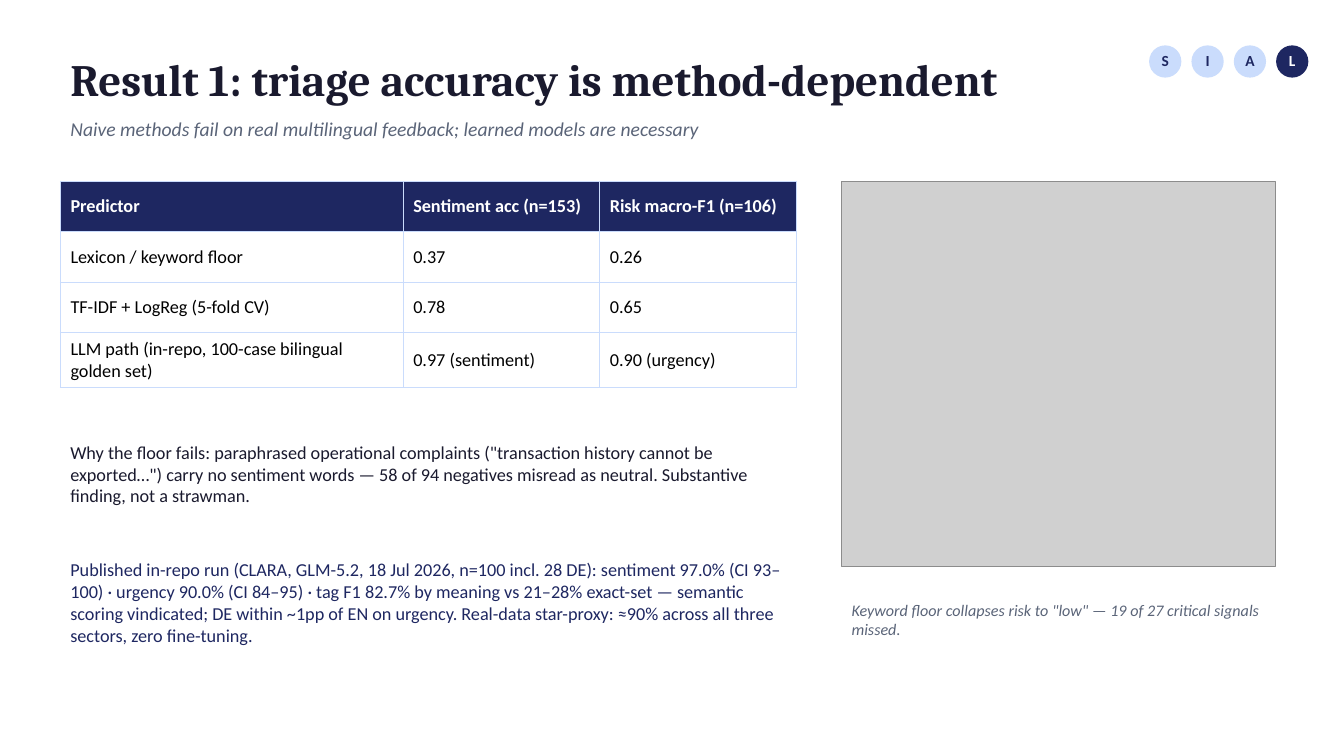
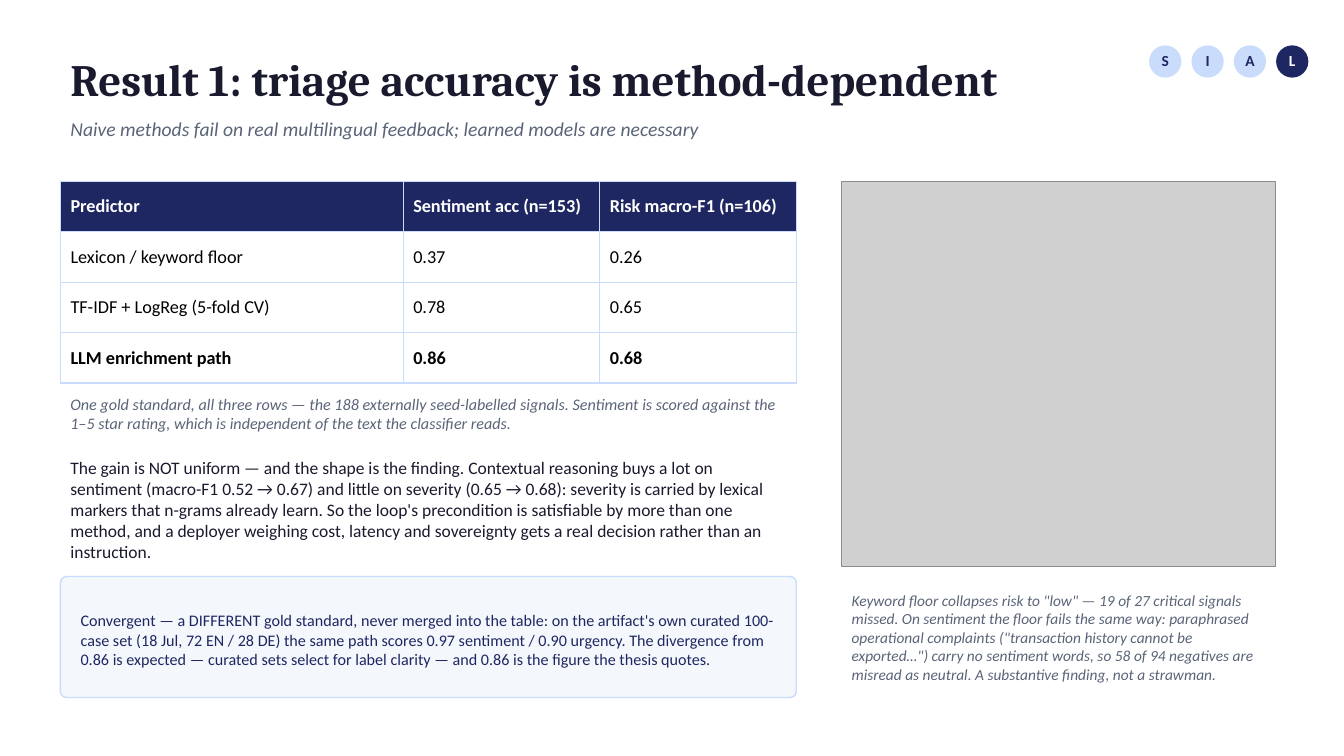
Before and after one commit to fogu13/CLARA, a slide deck: slide 13 of thesis/defense/defense_deck.pptx. Drawn at 1344x756 pixels with LibreOffice and Linux fonts; fonts in the diff are those of the drawing; grey boxes stand for pictures. Boxes give left, top, right and bottom in pixels: in the first picture for what was removed or moved away, otherwise in the second. Text is boxed around its words. In the diff, an @@ line names an element or a change of style, - is before the commit and + after.

```diff
--- a/thesis/defense/defense_deck.pptx
+++ b/thesis/defense/defense_deck.pptx
@@ table at (60,181,797,371) @@
-row 4: LLM path (in-repo, 100-case bilingual golden set) | 0.97 (sentiment) | 0.90 (urgency)
+row 4: LLM enrichment path | 0.86 | 0.68
@@ text at (70,399,775,432): text changed; size 13 to 11.5 pt; text colour #1A1A2E to #5A6478; italic on @@
-Why the floor fails: paraphrased operational complaints ("transaction history cannot be exported…") carry no sentiment words — 58 of 94 negatives misread as neutral. Substantive finding, not a strawman.
+One gold standard, all three rows — the 188 externally seed-labelled signals. Sentiment is scored against the 1–5 star rating, which is independent of the text the classifier reads.
@@ text at (70,462,763,558): text changed; size 13 to 12.5 pt; text colour #1E2761 to #1A1A2E @@
-Published in-repo run (CLARA, GLM-5.2, 18 Jul 2026, n=100 incl. 28 DE): sentiment 97.0% (CI 93–100) · urgency 90.0% (CI 84–95) · tag F1 82.7% by meaning vs 21–28% exact-set — semantic scoring vindicated; DE within ~1pp of EN on urgency. Real-data star-proxy: ≈90% across all three sectors, zero fine-tuning.
+The gain is NOT uniform — and the shape is the finding. Contextual reasoning buys a lot on sentiment (macro-F1 0.52 → 0.67) and little on severity (0.65 → 0.68): severity is carried by lexical markers that n-grams already learn. So the loop's precondition is satisfiable by more than one method, and a deployer weighing cost, latency and sovereignty gets a real decision rather than an instruction.
@@ rounded rectangle added at (60,577,797,698), fill #F4F7FC, outline #CADCFC 1 pt @@
@@ text at (852,595,1254,683): text changed; size 11.5 to 11 pt @@
-Keyword floor collapses risk to "low" — 19 of 27 critical signals missed.
+Keyword floor collapses risk to "low" — 19 of 27 critical signals missed. On sentiment the floor fails the same way: paraphrased operational complaints ("transaction history cannot be exported…") carry no sentiment words, so 58 of 94 negatives are misread as neutral. A substantive finding, not a strawman.
@@ text added at (81,614,773,668), 11.5 pt, text #1E2761 @@
+Convergent — a DIFFERENT gold standard, never merged into the table: on the artifact's own curated 100-case set (18 Jul, 72 EN / 28 DE) the same path scores 0.97 sentiment / 0.90 urgency. The divergence from 0.86 is expected — curated sets select for label clarity — and 0.86 is the figure the thesis quotes.
```
Also in this commit, not shown: 10 other slides changed, 2 slides added, 1 other file.
